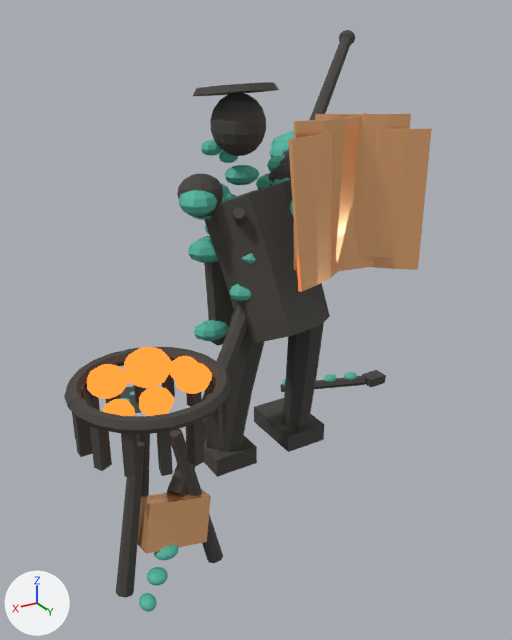
What one commit did to the glTF model assets/monsters/minibosses/greener.glb.
Before and after are seen from a 50 mm lens placed at (1.95, 2.88, 2.6), pointed at (-0.04, -0.43, 0.94). Arrows for +X, +Y and +Z are at lower left; the lights stay in place. The older version comes first. Where no turn or scale is listed for an object, it has been applied to the vertices. Vertices at exactly the same position are counted once.

The first picture shows 'greener_body', 'greener_bone', 'greener_dark', 'greener_glow'.
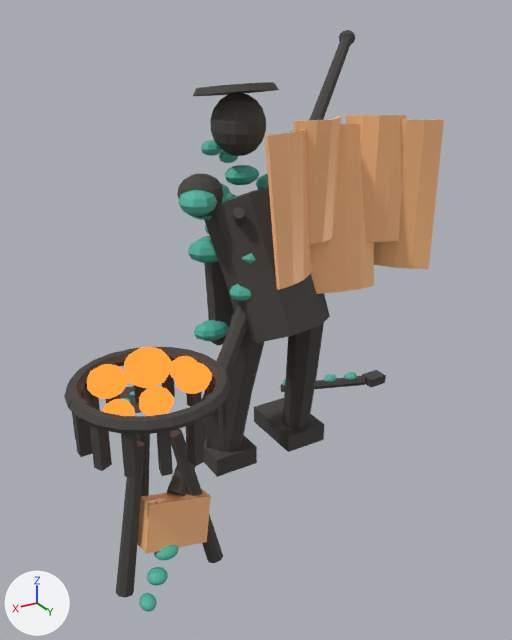
What changed in the scene script:
```text
Change mat_greener_bone_ov:
    mat_greener_bone_ov.metallic: 0.52 -> 0.06
    mat_greener_bone_ov.roughness: 0.13 -> 0.44
Change me_greener_bone:
    used by ob_greener_bone; location = (0.0, 0.0, -0.003)
    remove me_greener_bone.from_pydata(...)  # 308 vertices, 592 faces; spans x -0.77..1.04, y -0.26..0.36, z 0.19..2.13
    add me_greener_bone.from_pydata(...)  # 308 vertices, 592 faces; spans x -0.9..1.04, y -0.25..0.36, z 0.19..2.13
    me_greener_bone part 1: the loose piece of 60 vertices spanning x -0.77..-0.41, y -0.26..0.14, z 1.3..2.06 is multiplied about its middle by the matrix ((0.889, 0.129, -0.002), (0.129, 0.85, -0.002), (-0.002, -0.002, 1.086)), then moved by (-0.17, 0.0, 0.0)
    me_greener_bone part 2: the loose piece of 60 vertices spanning x -0.73..-0.25, y -0.26..0.07, z 1.37..2.13 is multiplied about its middle by the matrix ((0.721, 0.159, 0.006), (0.159, 0.908, 0.01), (0.006, 0.01, 0.887)), then moved by (-0.09, 0.0, 0.03)
    me_greener_bone part 3: the loose piece of 60 vertices spanning x -0.65..-0.13, y -0.25..-0.01, z 1.31..2.07 is multiplied about its middle by the matrix ((0.791, 0.043, -0.006), (0.043, 0.996, -0.028), (-0.006, -0.028, 1.167)), then moved by (0.0, 0.0, -0.05)
    me_greener_bone part 4: the loose piece of 60 vertices spanning x -0.54..-0.04, y -0.15..-0.01, z 1.37..2.13 is multiplied about its middle by the matrix ((0.616, -0.054, -0.001), (-0.054, 0.992, 0.005), (-0.001, 0.005, 0.829)), then moved by (0.09, 0.0, 0.06)
    me_greener_bone part 5: the loose piece of 60 vertices spanning x -0.43..0.05, y -0.22..0.1, z 1.3..2.07 is multiplied about its middle by the matrix ((0.778, -0.116, 0.0), (-0.116, 0.94, 0.0), (0.0, 0.0, 1.0)), then moved by (0.17, 0.0, 0.02)
```

Boxes [x1, y1, x2, y2] around the edits, measured in the pictures (512 x 640 px; the box of a moved part takes in the faces that stretch with it):
'greener_bone', surface changed, reshaped: before [137, 113, 432, 554]; after [137, 115, 444, 554]
part 1 of me_greener_bone, moved or reshaped: before [371, 128, 432, 270]; after [374, 119, 444, 269]
part 2 of me_greener_bone, moved or reshaped: before [315, 114, 411, 258]; after [346, 115, 406, 242]
part 3 of me_greener_bone, moved or reshaped: before [337, 204, 375, 271]; after [311, 123, 374, 294]
part 4 of me_greener_bone, moved or reshaped: before [294, 113, 367, 270]; after [294, 116, 341, 244]
part 5 of me_greener_bone, moved or reshaped: before [288, 132, 338, 292]; after [265, 129, 312, 290]
